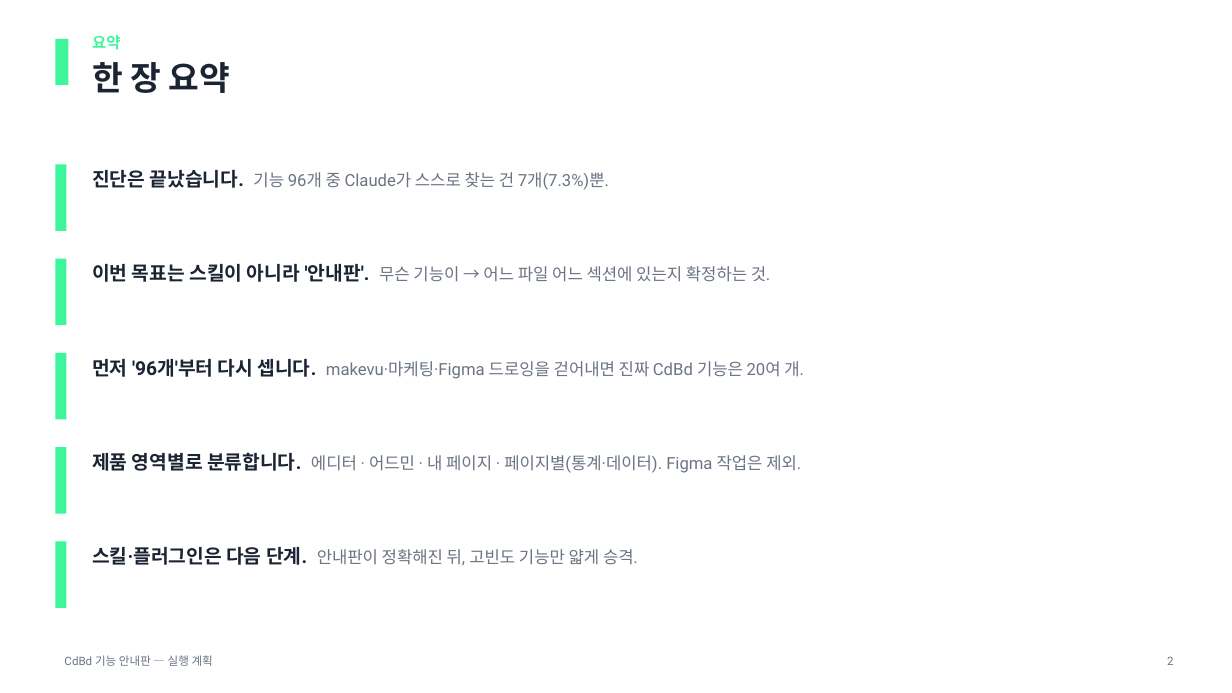
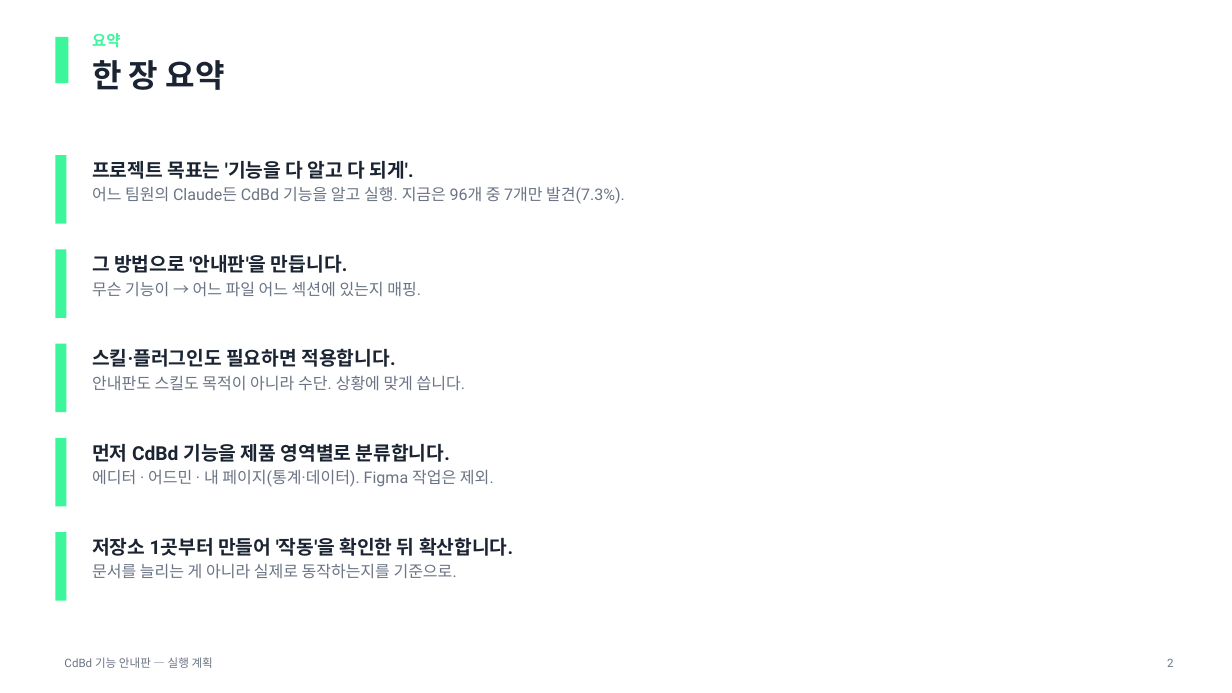
Before and after one commit to CdBd-in/design, a slide deck: slide 2 of _기능 안내판 실행 계획.pptx. Drawn at 1232x693 pixels with LibreOffice and Linux fonts; fonts in the diff are those of the drawing. Boxes give left, top, right and bottom in pixels: in the first picture for what was removed or moved away, otherwise in the second. Text is boxed around its words. In the diff, an @@ line names an element or a change of style, - is before the commit and + after.

```diff
--- a/_기능 안내판 실행 계획.pptx
+++ b/_기능 안내판 실행 계획.pptx
@@ rectangle: place and size @@
-rectangle at (0, 0, 1232, 125)
+rectangle at (0, 0, 1232, 120)
@@ text at (92, 60, 225, 90): size 26 to 25 pt in "한 장 요약" @@
@@ text at (92, 161, 625, 204): text changed; size 13 to 12.5 pt @@
-진단은 끝났습니다. 기능 96개 중 Claude가 스스로 찾는 건 7개(7.3%)뿐.
+프로젝트 목표는 '기능을 다 알고 다 되게'.
+어느 팀원의 Claude든 CdBd 기능을 알고 실행. 지금은 96개 중 7개만 발견(7.3%).
@@ text at (92, 255, 421, 296): text changed; size 13 to 12.5 pt @@
-이번 목표는 스킬이 아니라 '안내판'. 무슨 기능이 → 어느 파일 어느 섹션에 있는지 확정하는 것.
+그 방법으로 '안내판'을 만듭니다.
+무슨 기능이 → 어느 파일 어느 섹션에 있는지 매핑.
@@ text at (92, 348, 465, 390): text changed; size 13 to 12.5 pt @@
-먼저 '96개'부터 다시 셉니다. makevu·마케팅·Figma 드로잉을 걷어내면 진짜 CdBd 기능은 20여 개.
+스킬·플러그인도 필요하면 적용합니다.
+안내판도 스킬도 목적이 아니라 수단. 상황에 맞게 씁니다.
@@ text at (92, 443, 494, 487): text changed; size 13 to 12.5 pt @@
-제품 영역별로 분류합니다. 에디터 · 어드민 · 내 페이지 · 페이지별(통계·데이터). Figma 작업은 제외.
+먼저 CdBd 기능을 제품 영역별로 분류합니다.
+에디터 · 어드민 · 내 페이지(통계·데이터). Figma 작업은 제외.
@@ 5 rectangles: place and size @@
-5 rectangles at (55, 165, 67, 608)
+5 rectangles at (55, 155, 67, 601)
@@ text at (92, 537, 513, 578): text changed; size 13 to 15 pt; text colour #6B7484 to #1B2432; bold on @@
-스킬·플러그인은 다음 단계. 안내판이 정확해진 뒤, 고빈도 기능만 얇게 승격.
+저장소 1곳부터 만들어 '작동'을 확인한 뒤 확산합니다.
+문서를 늘리는 게 아니라 실제로 동작하는지를 기준으로.
```
Also in this commit, not shown: 8 other slides changed, 2 slides added, 3 slides removed, 1 other file.
